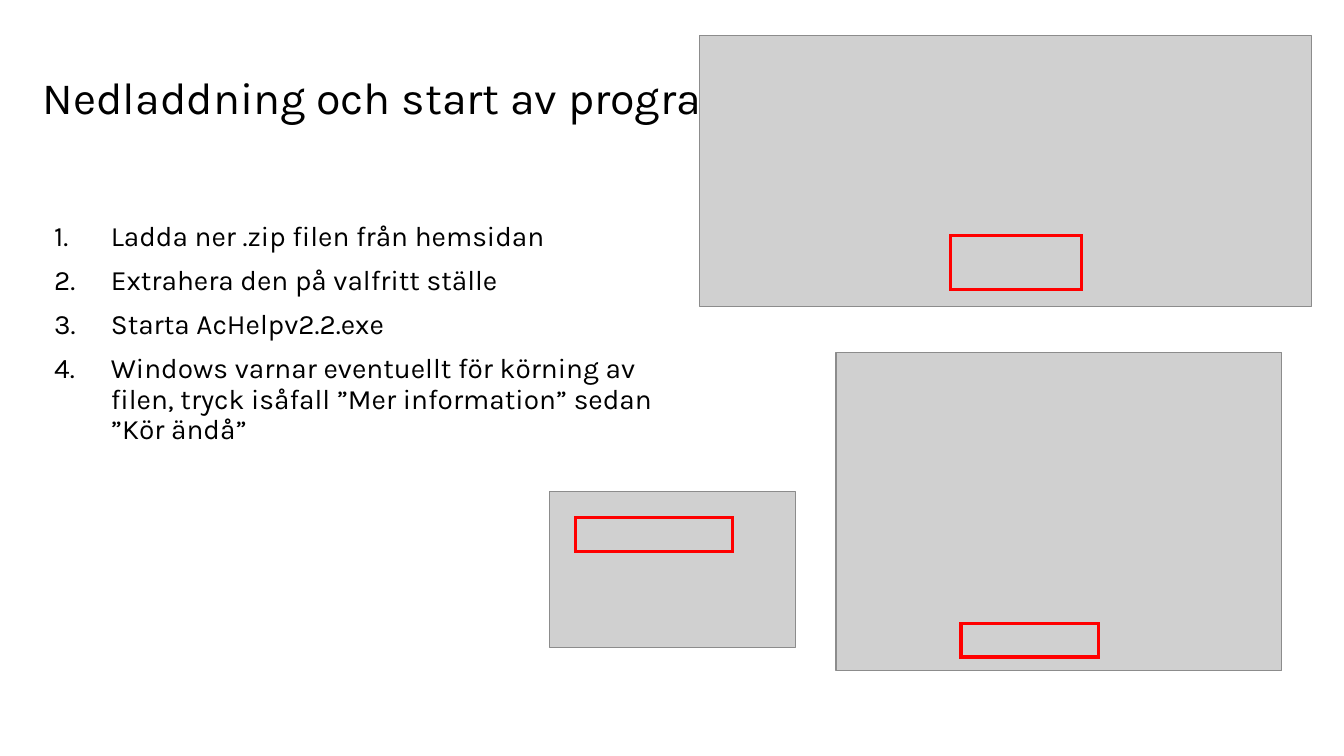
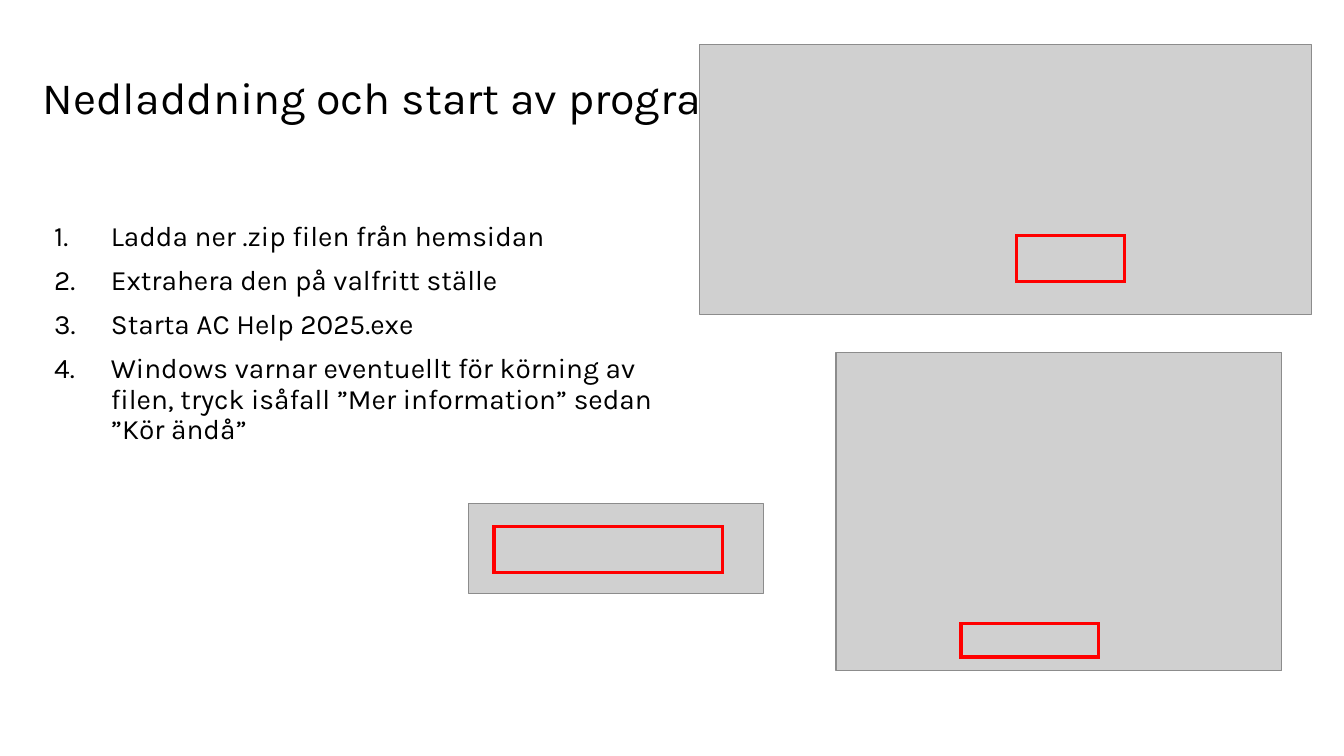
Before and after one commit to stekbring/stekbring.github.io, a slide deck: slide 1 of achelp/filer/Ac Help setup.pptx. Drawn at 1344x756 pixels with LibreOffice and Linux fonts; fonts in the diff are those of the drawing; grey boxes stand for pictures. Boxes give left, top, right and bottom in pixels: in the first picture for what was removed or moved away, otherwise in the second. Text is boxed around its words. In the diff, an @@ line names an element or a change of style, - is before the commit and + after.

Commit message:
sd

```diff
--- a/achelp/filer/Ac Help setup.pptx
+++ b/achelp/filer/Ac Help setup.pptx
@@ picture: place and size @@
-picture at bbox=[700, 35, 1312, 306]
+picture at bbox=[700, 44, 1312, 315]
@@ rectangle: place and size @@
-rectangle at bbox=[951, 235, 1082, 289]
+rectangle at bbox=[1016, 236, 1124, 281]
@@ text at bbox=[111, 315, 413, 341]: text changed @@
-3. Starta AcHelpv2.2.exe
+3. Starta AC Help 2025.exe
@@ picture added at bbox=[469, 504, 763, 594] @@
@@ picture removed at bbox=[549, 492, 796, 647] @@
@@ rectangle: place and size @@
-rectangle at bbox=[576, 517, 733, 552]
+rectangle at bbox=[494, 526, 723, 573]
```
